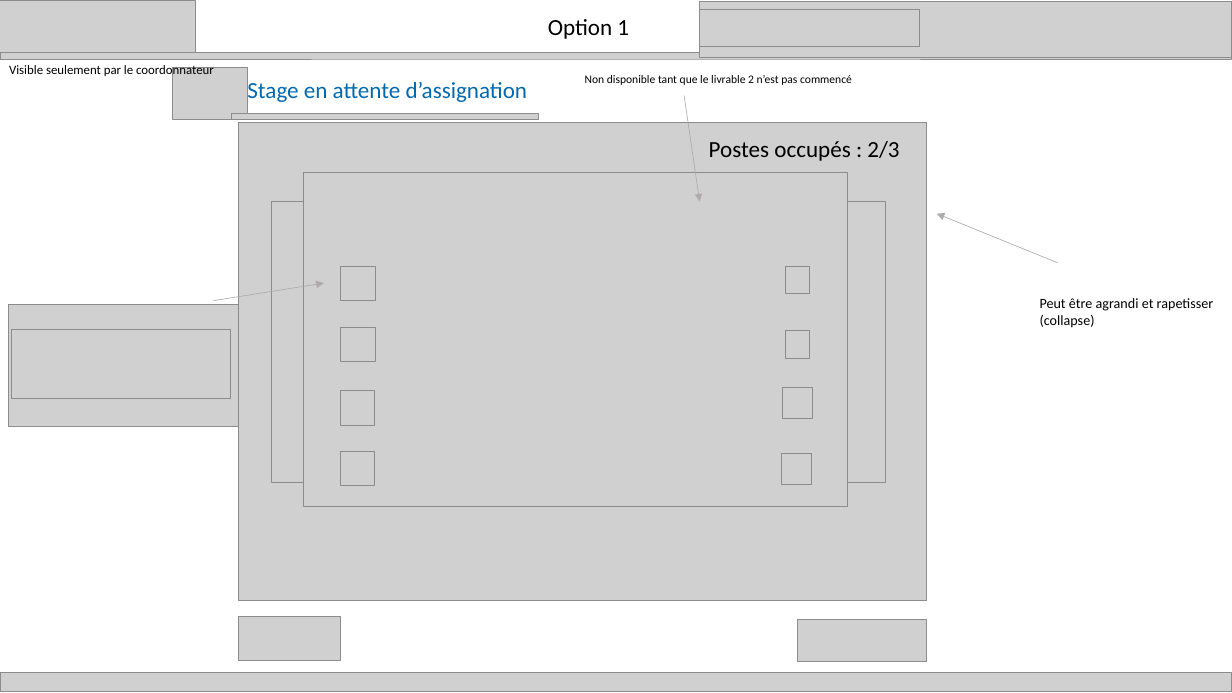
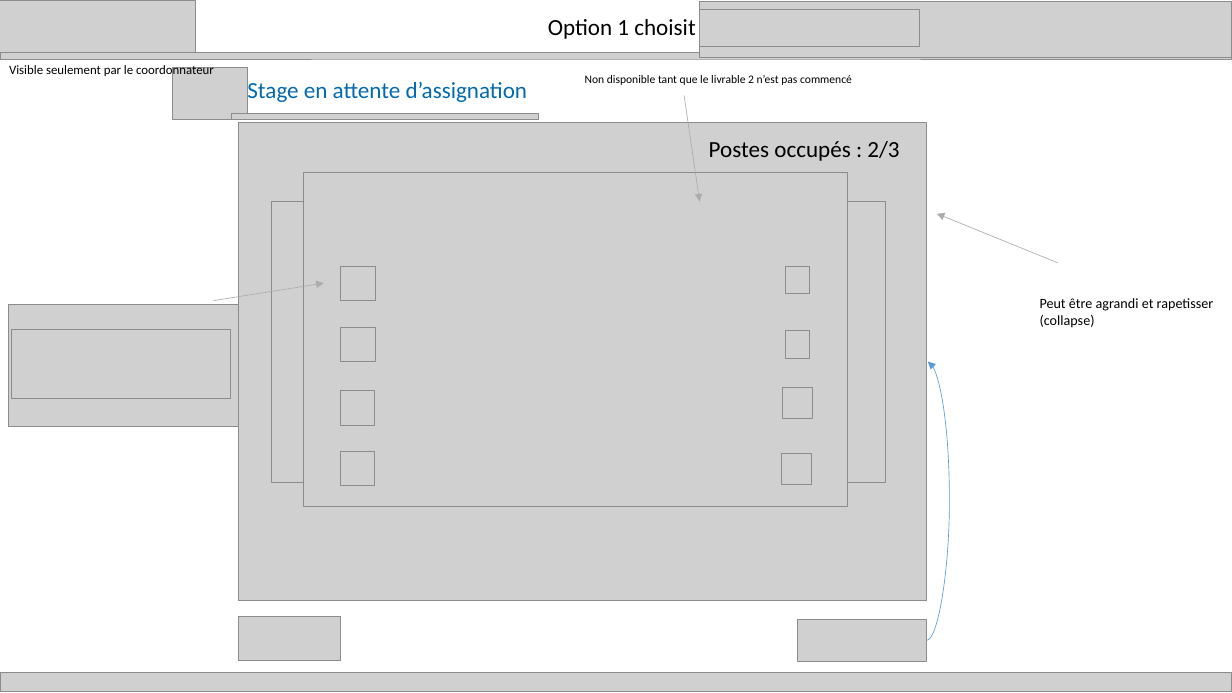
Before and after one commit to zacouse/GestionStages, a slide deck: slide 9 of Documentation/SchémaModificationMilieudeStage.pptx. Drawn at 1232x693 pixels with LibreOffice and Linux fonts; fonts in the diff are those of the drawing; grey boxes stand for pictures. Boxes give left, top, right and bottom in pixels: in the first picture for what was removed or moved away, otherwise in the second. Text is boxed around its words. In the diff, an @@ line names an element or a change of style, - is before the commit and + after.

```diff
--- a/Documentation/SchémaModificationMilieudeStage.pptx
+++ b/Documentation/SchémaModificationMilieudeStage.pptx
@@ text at (548,19,695,39): text changed @@
-Option 1
+Option 1 choisit
@@ curved arrow added from (927, 640) to (928, 361), #5B9BD5 0.5 pt @@
```
Also in this commit, not shown: 4 other slides changed.
